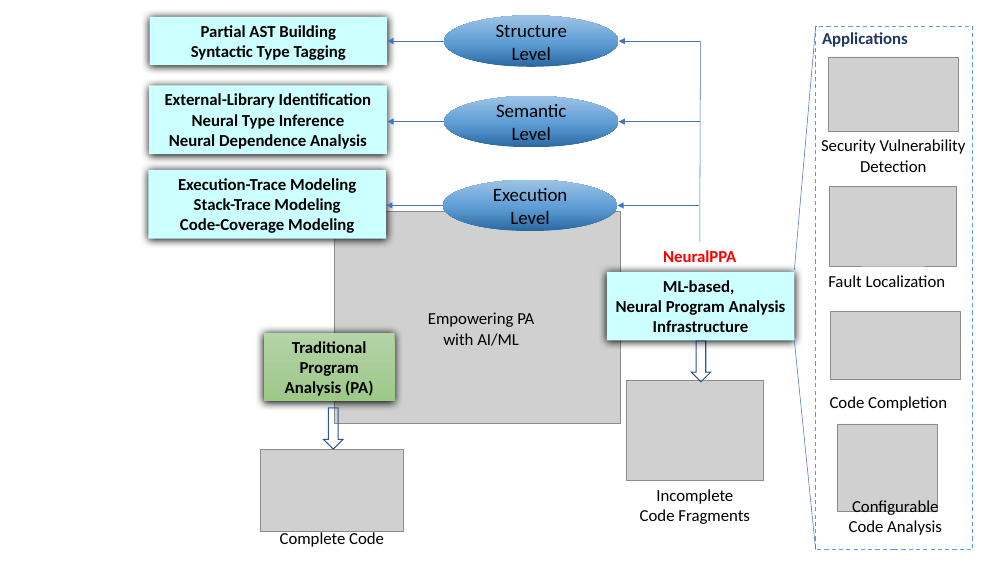
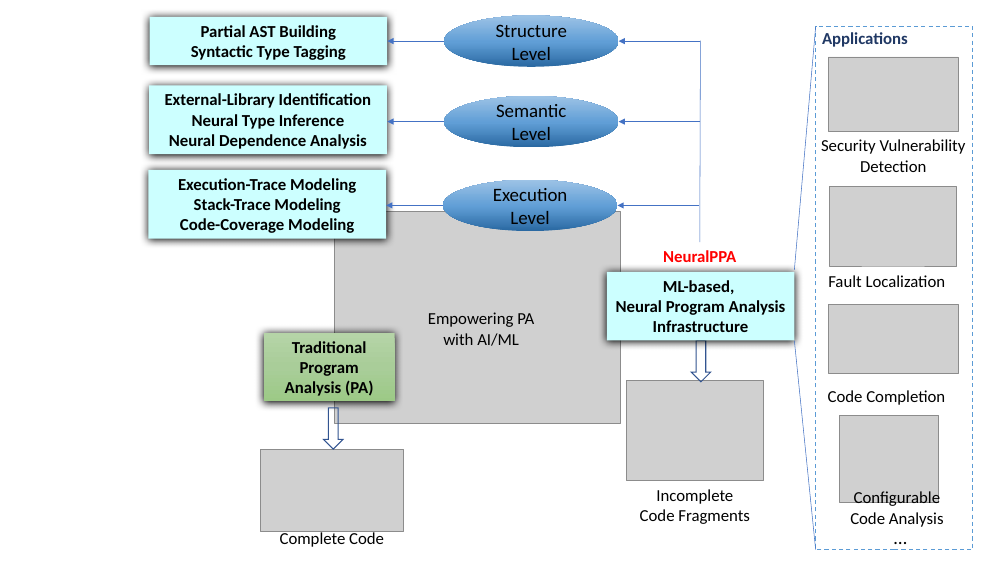
Before and after one commit to tien-n-nguyen/neuralppa, a slide deck: slide 12 of figures.pptx. Drawn at 1008x567 pixels with LibreOffice and Linux fonts; fonts in the diff are those of the drawing; grey boxes stand for pictures. Boxes give left, top, right and bottom in pixels: in the first picture for what was removed or moved away, otherwise in the second. Text is boxed around its words. In the diff, an @@ line names an element or a change of style, - is before the commit and + after.

```diff
--- a/figures.pptx
+++ b/figures.pptx
@@ picture: place and size @@
-picture at [830, 312, 960, 380]
+picture at [829, 305, 959, 374]
@@ text "Code Completion": place and size @@
-text "Code Completion" at [830, 396, 947, 411]
+text "Code Completion" at [828, 390, 945, 405]
@@ picture: place and size @@
-picture at [838, 424, 938, 511]
+picture at [839, 415, 939, 502]
@@ text "Configurable Code Analysis": place and size @@
-text "Configurable Code Analysis" at [849, 499, 942, 535]
+text "Configurable Code Analysis" at [850, 490, 944, 527]
@@ text added at [887, 522, 916, 552], 18 pt, text #000000 @@
+…
```
Also in this commit, not shown: 3 other files.
